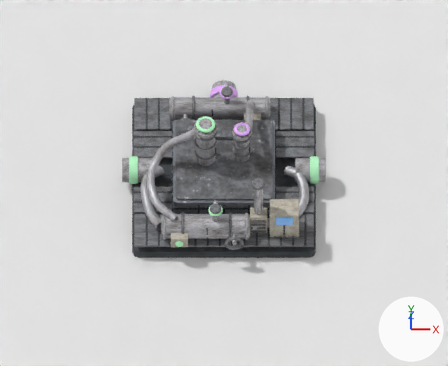
Before and after pictures for a commit that changed the Blender file models/isotope-collector/isotope-collector.blend.
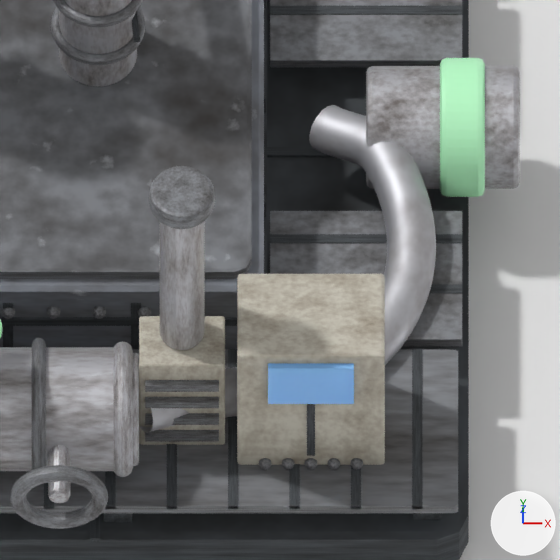
The first picture shows the older version from the file's camera 'Camera'. The close-ups show the older and then the newer version on the part from 50% to 75% of the width and 40% to 70% of the height of that picture. Only the edits that show in the close-ups are written down. Arrows for +X, +Y and +Z are at lower right; the lights stay in place.

The older version as bpy lines, for what is in view:
```python
me_cube_097 = bpy.data.meshes.new('Cube.097')
me_cube_097.from_pydata(...)  # a box spanning x -0.5..0.5, y -0.5..0.5, z -0.5..0.5
me_cube_097.materials.append(mat_paint)
me_cube_100 = bpy.data.meshes.new('Cube.100')
me_cube_100.from_pydata(...)  # a box spanning x -0.5..0.5, y -0.5..0.5, z -0.5..0.5
me_cube_100.materials.append(mat_dark)
cu_runt_east = bpy.data.curves.new('RunT-east', 'CURVE')
cu_runt_east.dimensions = '3D'
_sp = cu_runt_east.splines.new('BEZIER'); _sp.bezier_points.add(3)
_sp.bezier_points.foreach_set('co', [0.65, -1.83, 0.75, 1.83, -1.21, 0.528, 1.85, -0.25, 0.63, 1.55, 0.0, 0.55])
_sp.bezier_points.foreach_set('handle_left', [0.189, -2.072, 0.837, 1.554, -1.659, 0.547, 2.005, -0.593, 0.65, 1.667, -0.0976, 0.581])
_sp.bezier_points.foreach_set('handle_right', [1.111, -1.588, 0.663, 2.027, -0.889, 0.515, 1.786, -0.108, 0.622, 1.433, 0.0976, 0.519])
for _p, _l, _r in zip(_sp.bezier_points, ['AUTO', 'AUTO', 'AUTO', 'AUTO'], ['AUTO', 'AUTO', 'AUTO', 'AUTO']): _p.handle_left_type = _l; _p.handle_right_type = _r
cu_runt_east.materials.append(mat_metal_frost)
cu_runt_east.bevel_resolution = 6
cu_runt_east.bevel_depth = 0.12
cu_runt_east.fill_mode = 'FULL'
ob_runt_east = bpy.data.objects.new('RunT-east', cu_runt_east)
ob_runt_east.location = (0.0, 0.0, 0.0)
ob_venthood = bpy.data.objects.new('VentHood', me_cube_097)
ob_venthood.location = (0.85, -1.7, 0.8)
ob_venthood.scale = (0.42, 0.3, 0.7)
_m = ob_venthood.modifiers.new('Bevel', 'BEVEL')
_m.width = 0.027
_m.width_pct = 0.027
_m.segments = 2
ob_ventlouvre2 = bpy.data.objects.new('VentLouvre2', me_cube_100)
ob_ventlouvre2.location = (0.85, -1.86, 0.86)
ob_ventlouvre2.scale = (0.36, 0.05, 0.05)
# also in view: 'DrumTWheel' at (0.25, -2.39, 0.8); 'Socket-east-rf-tritium' at (2.12, 0.0, 0.55); 'Deckeast0' at (1.75, -0.84, 0.45); 'Ground' at (0.0, 0.0, 0.0); 'DrumTEndFlange1' at (0.56, -1.83, 0.75)
```
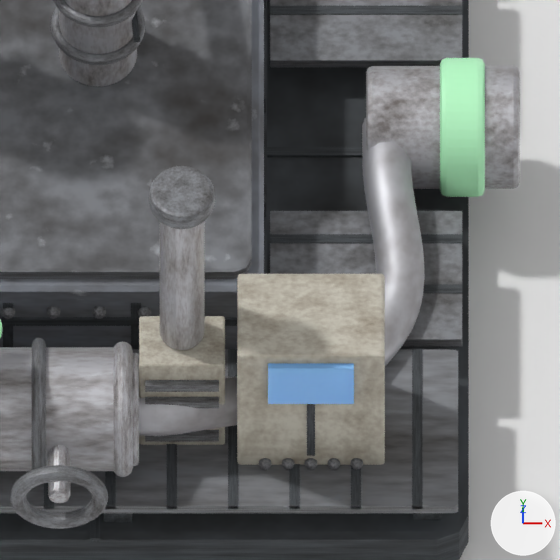
The change, as a list of edits to the scene's bpy script:
```text
Change cu_runt_east:
    remove _sp.bezier_points.foreach_set('co', [0.65, -1.83, 0.75, 1.83, -1.21, 0.528, 1.85, -0.25, 0.63, 1.55, 0.0, 0.55])
    remove _sp.bezier_points.foreach_set('handle_left', [0.189, -2.072, 0.837, 1.554, -1.659, 0.547, 2.005, -0.593, 0.65, 1.667, -0.0976, 0.581])
    remove _sp.bezier_points.foreach_set('handle_right', [1.111, -1.588, 0.663, 2.027, -0.889, 0.515, 1.786, -0.108, 0.622, 1.433, 0.0976, 0.519])
    remove for _p, _l, _r in zip(_sp.bezier_points, ['AUTO', 'AUTO', 'AUTO', 'AUTO'], ['AUTO', 'AUTO', 'AUTO', 'AUTO']): _p.handle_left_type = _l; _p.handle_right_type = _r
    _sp: cu_runt_east.splines.new('BEZIER'); _sp.bezier_points.add(3) -> cu_runt_east.splines.new('BEZIER'); _sp.bezier_points.add(4)
    add _sp.bezier_points.foreach_set('co', [0.45, -1.83, 0.75, 0.85, -1.83, 0.75, 1.83, -1.21, 0.528, 1.85, -0.25, 0.63, 1.85, 0.0, 0.55])
    add _sp.bezier_points.foreach_set('handle_left', [0.294, -1.83, 0.75, 0.701, -1.873, 0.765, 1.605, -1.612, 0.55, 1.846, -0.625, 0.668, 1.85, -0.0976, 0.581])
    add _sp.bezier_points.foreach_set('handle_right', [0.606, -1.83, 0.75, 1.291, -1.703, 0.705, 2.014, -0.881, 0.511, 1.851, -0.148, 0.62, 1.85, 0.0976, 0.519])
    add for _p, _l, _r in zip(_sp.bezier_points, ['AUTO', 'AUTO', 'AUTO', 'AUTO', 'AUTO'], ['AUTO', 'AUTO', 'AUTO', 'AUTO', 'AUTO']): _p.handle_left_type = _l; _p.handle_right_type = _r
```

Where the change shows, as pixel boxes (x1, y1, x2, y2) in the close-ups (560 x 560 px):
'RunT-east', reshaped
    before: (139, 105, 436, 433)
    after: (139, 118, 425, 436)
